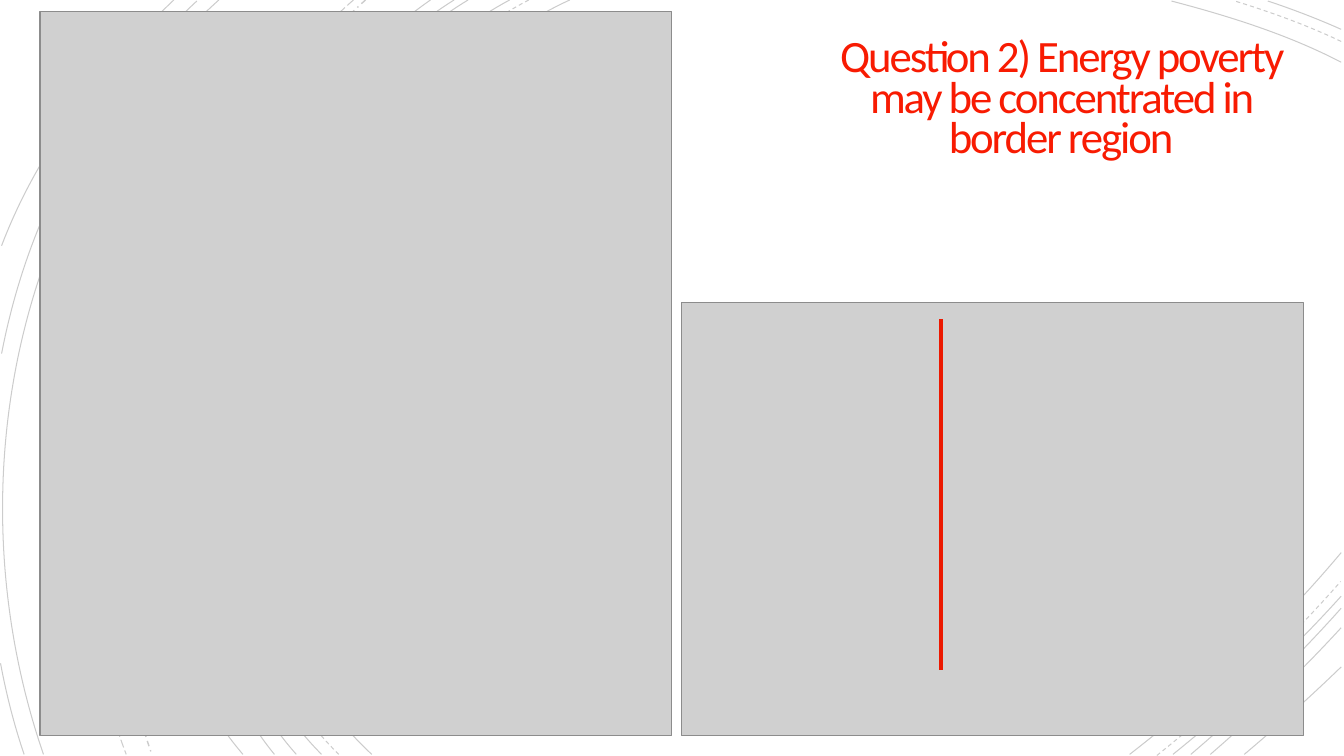
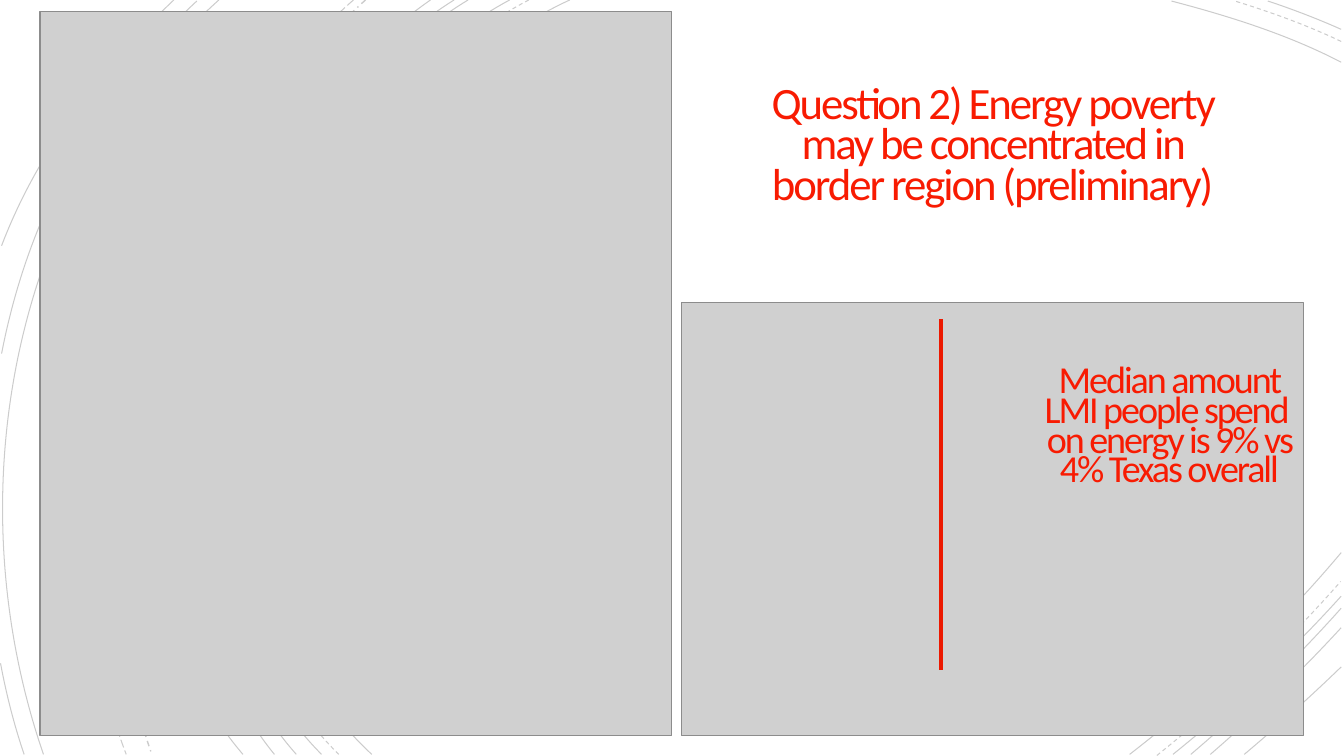
Before and after one commit to cnagbim/Data-Management-Final-Project-Agbim, a slide deck: slide 13 of writing_literature_present/final_presentation.pptx. Drawn at 1344x756 pixels with LibreOffice and Linux fonts; fonts in the diff are those of the drawing; grey boxes stand for pictures. Boxes give left, top, right and bottom in pixels: in the first picture for what was removed or moved away, otherwise in the second. Text is boxed around its words. In the diff, an @@ line names an element or a change of style, - is before the commit and + after.

Commit message:
update

```diff
--- a/writing_literature_present/final_presentation.pptx
+++ b/writing_literature_present/final_presentation.pptx
@@ text at (772,86,1216,208): text changed @@
-Question 2) Energy poverty may be concentrated in border region
+Question 2) Energy poverty may be concentrated in border region (preliminary)
@@ text added at (1045,366,1294,483), 27.2 pt, text #F81B02 @@
+Median amount LMI people spend on energy is 9% vs 4% Texas overall
```
Also in this commit, not shown: 1 other slide changed.
